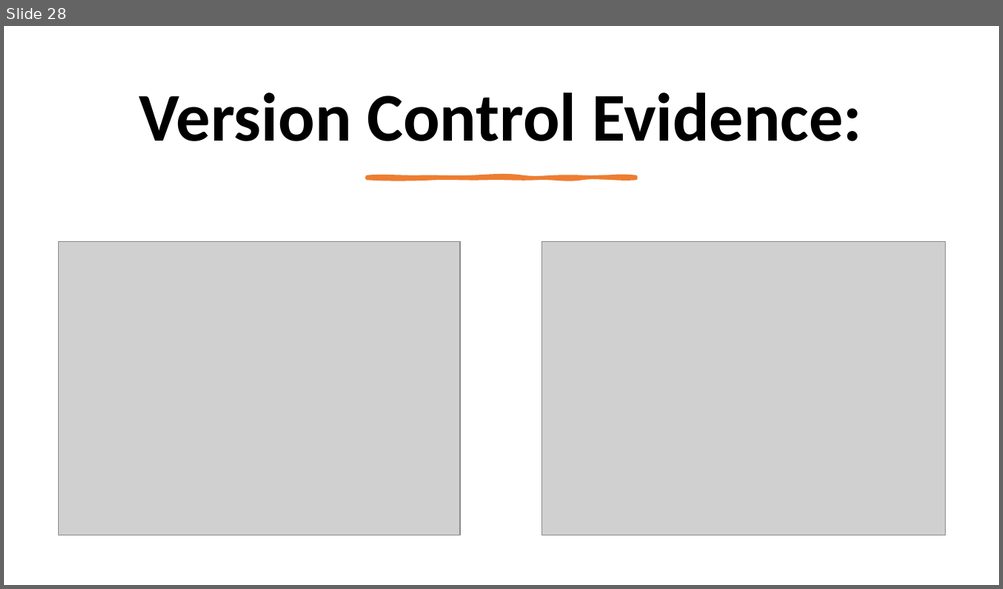
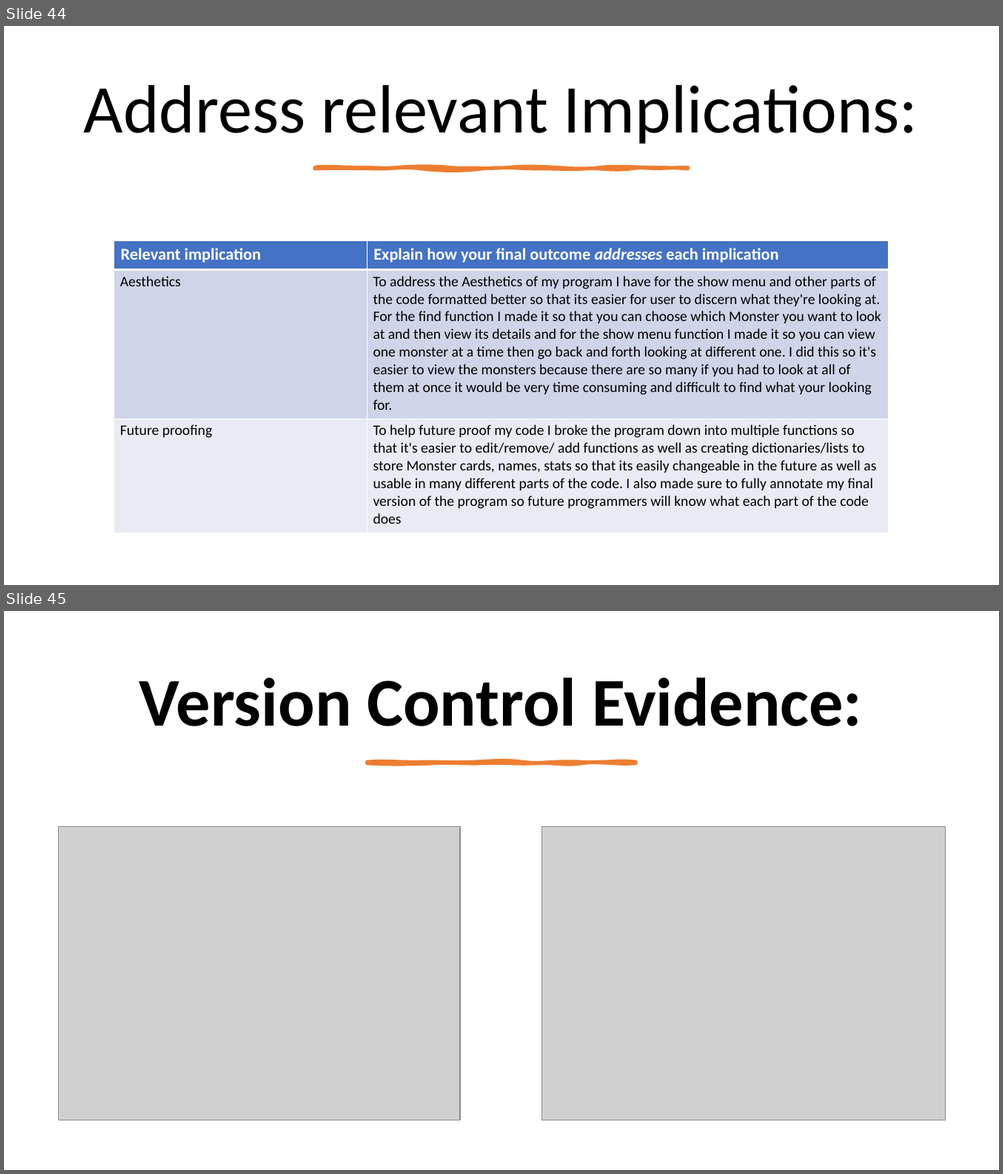
Before and after one commit to peter123321123321/Monster-Cards-Internal, a slide deck: 2.7 and 2.8 Documentation Template.pptx. Shown one above the other, each under a label of ours: slide 28 before the commit, slides 44 and 45 after it. The pictures are 1003x589 and 1003x1174 pixels, drawn with LibreOffice and Linux fonts; fonts in the diff are those of the drawing; grey boxes stand for pictures. Boxes give left, top, right and bottom in pixels: in the first picture for what was removed or moved away, otherwise in the second. Text is boxed around its words. In the diff, an @@ line names an element or a change of style, - is before the commit and + after.

```diff
--- a/2.7 and 2.8 Documentation Template.pptx
+++ b/2.7 and 2.8 Documentation Template.pptx
@@ slide 44 added at <box>4,26,999,585</box>, background #FFFFFF @@
@@ title added at <box>84,85,918,144</box>, 66 pt, text #000000 @@
+Address relevant Implications:
@@ freeform shape added at <box>314,168,688,170</box>, fill #ED7D31, outline #ED7D31 3.25 pt @@
@@ table added at <box>114,241,889,534</box>, 3 rows, 2 columns @@
+Relevant implication | Explain how your final outcome addresses each implication
+Aesthetics | To address the Aesthetics of my program I have for the show menu and other parts of the code formatted better so that its easier for user to discern what they're looking at. For the find function I made it so that you can choose which Monster you want to look at and then view its details and for the show menu function I made it so you can view one monster at a time then go back and forth looking at different one. I did this so it's easier to view the monsters because there are so many if you had to look at all of them at once it would be very time consuming and difficult to find what your looking for.
+Future proofing | To help future proof my code I broke the program down into multiple functions so that it's easier to edit/remove/ add functions as well as creating dictionaries/lists to store Monster cards, names, stats so that its easily changeable in the future as well as usable in many different parts of the code. I also made sure to fully annotate my final version of the program so future programmers will know what each part of the code does
@@ what was slide 28 is now slide 45 @@
```
Also in this commit, not shown: 9 slides changed, 16 other slides added.
